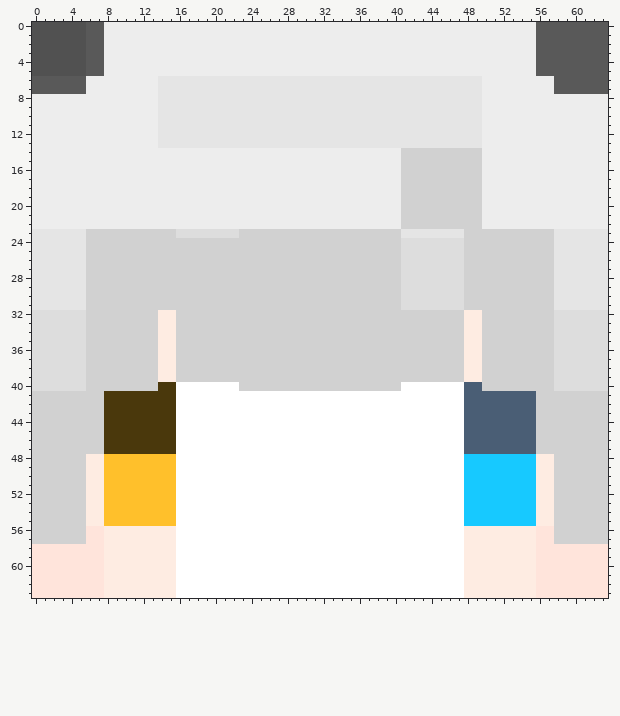
Pixel-art sprite: skins/13b145d7-9d8a-4e59-b700-ca934188f8c9.png. This is how it looked before the edit.
The file is 64x64 pixels. Colours within 5 levels of each other are drawn and written as one.
Once edited:
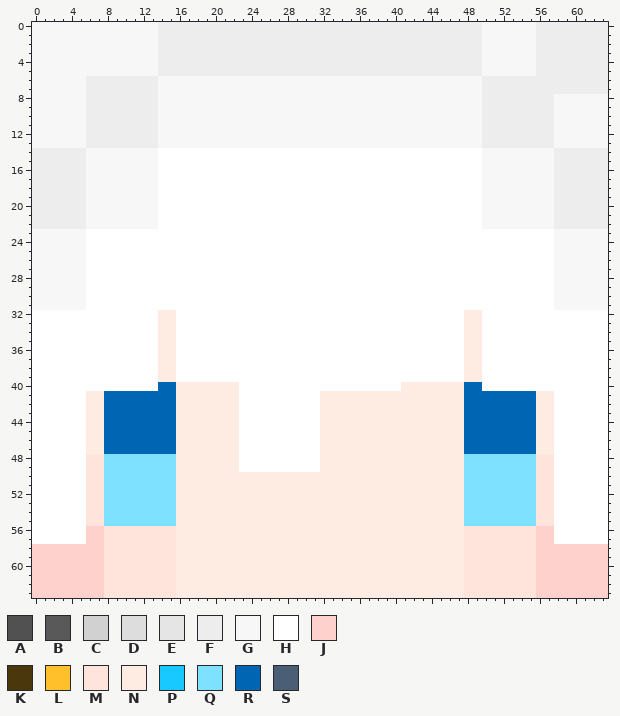
Palette (. is transparent): A #515151  B #595959  C #d1d1d1  D #dddddd  E #e5e5e5  F #ededed  G #f7f7f7  H #ffffff  J #ffd1cc  K #4a380c  L #ffc02b  M #ffe4db  N #feece2  P #17c9ff  Q #7de1ff  R #0066b3  S #4a5e75
Commit message: 自動上傳玩家 Lepc_tw 的皮膚臉部
Change:
Changed rows in their new state; - is an unchanged pixel.
first column x 0:
 0 GGGGGGGGGGGGGG------------------------------------GGGGGGFFFFFFFF
 1 GGGGGGGGGGGGGG------------------------------------GGGGGGFFFFFFFF
 2 GGGGGGGGGGGGGG------------------------------------GGGGGGFFFFFFFF
 3 GGGGGGGGGGGGGG------------------------------------GGGGGGFFFFFFFF
 4 GGGGGGGGGGGGGG------------------------------------GGGGGGFFFFFFFF
 5 GGGGGGGGGGGGGG------------------------------------GGGGGGFFFFFFFF
 6 GGGGGG--------GGGGGGGGGGGGGGGGGGGGGGGGGGGGGGGGGGGG--------FFFFFF
 7 GGGGGG--------GGGGGGGGGGGGGGGGGGGGGGGGGGGGGGGGGGGG--------FFFFFF
 8 GGGGGG--------GGGGGGGGGGGGGGGGGGGGGGGGGGGGGGGGGGGG--------GGGGGG
 9 GGGGGG--------GGGGGGGGGGGGGGGGGGGGGGGGGGGGGGGGGGGG--------GGGGGG
10 GGGGGG--------GGGGGGGGGGGGGGGGGGGGGGGGGGGGGGGGGGGG--------GGGGGG
11 GGGGGG--------GGGGGGGGGGGGGGGGGGGGGGGGGGGGGGGGGGGG--------GGGGGG
12 GGGGGG--------GGGGGGGGGGGGGGGGGGGGGGGGGGGGGGGGGGGG--------GGGGGG
13 GGGGGG--------GGGGGGGGGGGGGGGGGGGGGGGGGGGGGGGGGGGG--------GGGGGG
14 ------GGGGGGGGHHHHHHHHHHHHHHHHHHHHHHHHHHHHHHHHHHHHGGGGGGGG------
15 ------GGGGGGGGHHHHHHHHHHHHHHHHHHHHHHHHHHHHHHHHHHHHGGGGGGGG------
16 ------GGGGGGGGHHHHHHHHHHHHHHHHHHHHHHHHHHHHHHHHHHHHGGGGGGGG------
17 ------GGGGGGGGHHHHHHHHHHHHHHHHHHHHHHHHHHHHHHHHHHHHGGGGGGGG------
18 ------GGGGGGGGHHHHHHHHHHHHHHHHHHHHHHHHHHHHHHHHHHHHGGGGGGGG------
19 ------GGGGGGGGHHHHHHHHHHHHHHHHHHHHHHHHHHHHHHHHHHHHGGGGGGGG------
20 ------GGGGGGGGHHHHHHHHHHHHHHHHHHHHHHHHHHHHHHHHHHHHGGGGGGGG------
21 ------GGGGGGGGHHHHHHHHHHHHHHHHHHHHHHHHHHHHHHHHHHHHGGGGGGGG------
22 ------GGGGGGGGHHHHHHHHHHHHHHHHHHHHHHHHHHHHHHHHHHHHGGGGGGGG------
23 GGGGGGHHHHHHHHHHHHHHHHHHHHHHHHHHHHHHHHHHHHHHHHHHHHHHHHHHHHGGGGGG
24 GGGGGGHHHHHHHHHHHHHHHHHHHHHHHHHHHHHHHHHHHHHHHHHHHHHHHHHHHHGGGGGG
25 GGGGGGHHHHHHHHHHHHHHHHHHHHHHHHHHHHHHHHHHHHHHHHHHHHHHHHHHHHGGGGGG
26 GGGGGGHHHHHHHHHHHHHHHHHHHHHHHHHHHHHHHHHHHHHHHHHHHHHHHHHHHHGGGGGG
27 GGGGGGHHHHHHHHHHHHHHHHHHHHHHHHHHHHHHHHHHHHHHHHHHHHHHHHHHHHGGGGGG
28 GGGGGGHHHHHHHHHHHHHHHHHHHHHHHHHHHHHHHHHHHHHHHHHHHHHHHHHHHHGGGGGG
29 GGGGGGHHHHHHHHHHHHHHHHHHHHHHHHHHHHHHHHHHHHHHHHHHHHHHHHHHHHGGGGGG
30 GGGGGGHHHHHHHHHHHHHHHHHHHHHHHHHHHHHHHHHHHHHHHHHHHHHHHHHHHHGGGGGG
31 GGGGGGHHHHHHHHHHHHHHHHHHHHHHHHHHHHHHHHHHHHHHHHHHHHHHHHHHHHGGGGGG
32 HHHHHHHHHHHHHH--HHHHHHHHHHHHHHHHHHHHHHHHHHHHHHHH--HHHHHHHHHHHHHH
33 HHHHHHHHHHHHHH--HHHHHHHHHHHHHHHHHHHHHHHHHHHHHHHH--HHHHHHHHHHHHHH
34 HHHHHHHHHHHHHH--HHHHHHHHHHHHHHHHHHHHHHHHHHHHHHHH--HHHHHHHHHHHHHH
35 HHHHHHHHHHHHHH--HHHHHHHHHHHHHHHHHHHHHHHHHHHHHHHH--HHHHHHHHHHHHHH
36 HHHHHHHHHHHHHH--HHHHHHHHHHHHHHHHHHHHHHHHHHHHHHHH--HHHHHHHHHHHHHH
37 HHHHHHHHHHHHHH--HHHHHHHHHHHHHHHHHHHHHHHHHHHHHHHH--HHHHHHHHHHHHHH
38 HHHHHHHHHHHHHH--HHHHHHHHHHHHHHHHHHHHHHHHHHHHHHHH--HHHHHHHHHHHHHH
39 HHHHHHHHHHHHHH--HHHHHHHHHHHHHHHHHHHHHHHHHHHHHHHH--HHHHHHHHHHHHHH
40 HHHHHHHHHHHHHHRRNNNNNNNHHHHHHHHHHHHHHHHHHNNNNNNNRRHHHHHHHHHHHHHH
41 HHHHHHNNRRRRRRRRNNNNNNN---------NNNNNNNNNNNNNNNNRRRRRRRRNNHHHHHH
42 HHHHHHNNRRRRRRRRNNNNNNN---------NNNNNNNNNNNNNNNNRRRRRRRRNNHHHHHH
43 HHHHHHNNRRRRRRRRNNNNNNN---------NNNNNNNNNNNNNNNNRRRRRRRRNNHHHHHH
44 HHHHHHNNRRRRRRRRNNNNNNN---------NNNNNNNNNNNNNNNNRRRRRRRRNNHHHHHH
45 HHHHHHNNRRRRRRRRNNNNNNN---------NNNNNNNNNNNNNNNNRRRRRRRRNNHHHHHH
46 HHHHHHNNRRRRRRRRNNNNNNN---------NNNNNNNNNNNNNNNNRRRRRRRRNNHHHHHH
47 HHHHHHNNRRRRRRRRNNNNNNN---------NNNNNNNNNNNNNNNNRRRRRRRRNNHHHHHH
48 HHHHHHMMQQQQQQQQNNNNNNN---------NNNNNNNNNNNNNNNNQQQQQQQQMMHHHHHH
49 HHHHHHMMQQQQQQQQNNNNNNN---------NNNNNNNNNNNNNNNNQQQQQQQQMMHHHHHH
50 HHHHHHMMQQQQQQQQNNNNNNNNNNNNNNNNNNNNNNNNNNNNNNNNQQQQQQQQMMHHHHHH
51 HHHHHHMMQQQQQQQQNNNNNNNNNNNNNNNNNNNNNNNNNNNNNNNNQQQQQQQQMMHHHHHH
52 HHHHHHMMQQQQQQQQNNNNNNNNNNNNNNNNNNNNNNNNNNNNNNNNQQQQQQQQMMHHHHHH
53 HHHHHHMMQQQQQQQQNNNNNNNNNNNNNNNNNNNNNNNNNNNNNNNNQQQQQQQQMMHHHHHH
54 HHHHHHMMQQQQQQQQNNNNNNNNNNNNNNNNNNNNNNNNNNNNNNNNQQQQQQQQMMHHHHHH
55 HHHHHHMMQQQQQQQQNNNNNNNNNNNNNNNNNNNNNNNNNNNNNNNNQQQQQQQQMMHHHHHH
56 HHHHHHJJMMMMMMMMNNNNNNNNNNNNNNNNNNNNNNNNNNNNNNNNMMMMMMMMJJHHHHHH
57 HHHHHHJJMMMMMMMMNNNNNNNNNNNNNNNNNNNNNNNNNNNNNNNNMMMMMMMMJJHHHHHH
58 JJJJJJJJMMMMMMMMNNNNNNNNNNNNNNNNNNNNNNNNNNNNNNNNMMMMMMMMJJJJJJJJ
59 JJJJJJJJMMMMMMMMNNNNNNNNNNNNNNNNNNNNNNNNNNNNNNNNMMMMMMMMJJJJJJJJ
60 JJJJJJJJMMMMMMMMNNNNNNNNNNNNNNNNNNNNNNNNNNNNNNNNMMMMMMMMJJJJJJJJ
61 JJJJJJJJMMMMMMMMNNNNNNNNNNNNNNNNNNNNNNNNNNNNNNNNMMMMMMMMJJJJJJJJ
62 JJJJJJJJMMMMMMMMNNNNNNNNNNNNNNNNNNNNNNNNNNNNNNNNMMMMMMMMJJJJJJJJ
63 JJJJJJJJMMMMMMMMNNNNNNNNNNNNNNNNNNNNNNNNNNNNNNNNMMMMMMMMJJJJJJJJ
Pixel boxes of the changes (left, top, right, bottom) in both pictures:
changed: (32, 22, 608, 598)
